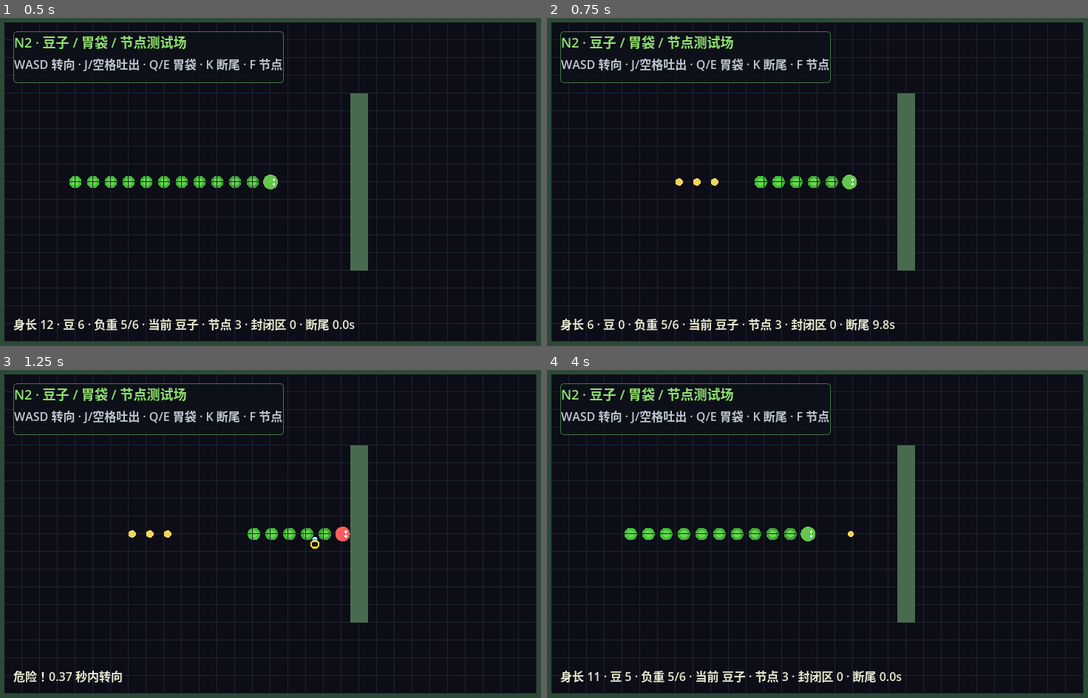
Above: before the commit, frames 1-4 (two rows, left to right).
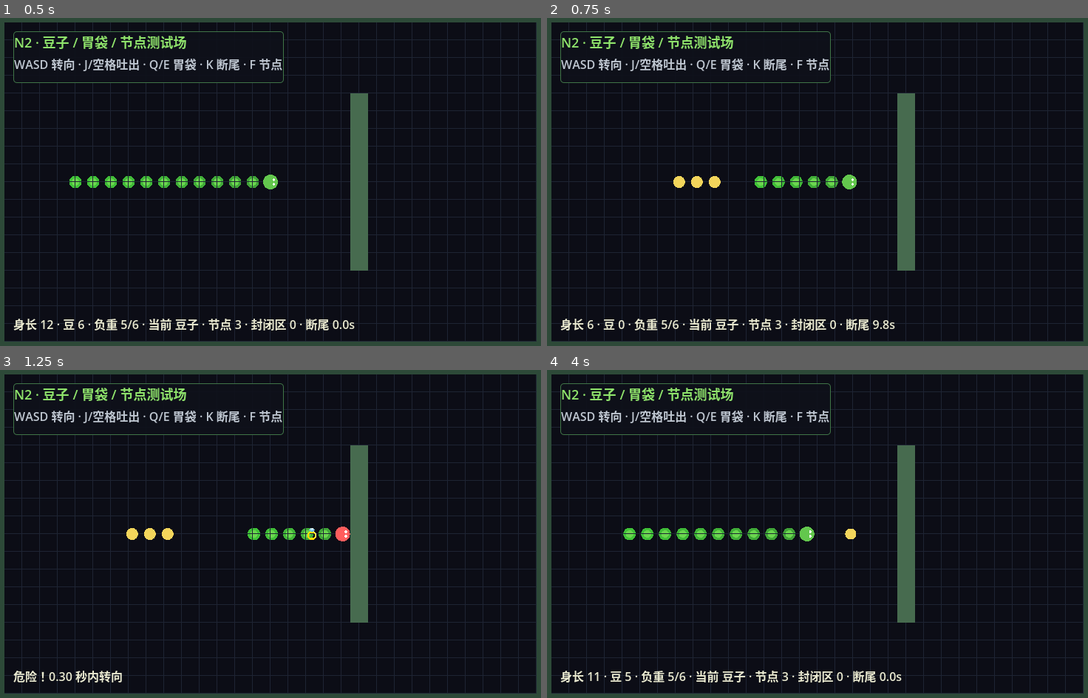
Above: after the commit, the same moments.

Repository: kiangws218/I-SNAKED-GODOT
Game: Godot game, scene res://game/main.tscn
Two runs of this game, one before a commit and one after it. Both use one fixed random seed, a clock stepped at 60 frames per second and the inputs below.
Inputs (mouse positions are in pixels of both pictures, inside the frame that each line leads up to):
- Up to frame 1 (0.5 s): no input
- Up to frame 2 (0.75 s): tap Enter (interact) at 0.5 s; move the mouse to (941, 165) at 0.52 s; hold D (move_right) from 0.53 s (still down); hold K (cut_tail) from 0.53 s (still down); click (941, 165) at 0.67 s
- Up to frame 3 (1.25 s): keep holding D (move_right); keep holding K (cut_tail); tap Space at 0.77 s; tap F (place_node) at 0.8 s
- Up to frame 4 (4 s): release D (move_right) at 1.25 s; release K (cut_tail) at 1.25 s; drag from (703, 550) to (790, 606) at 1.27 s; move the mouse to (871, 455) at 2.02 s; hold D (move_right) 2.03-2.75 s; hold J (spit) 2.03-2.75 s; tap K (cut_tail) at 2.3 s; tap Space at 2.75, 3.77 s; drag from (790, 606) to (649, 481) at 2.77 s; tap Enter (interact) at 3.5 s; move the mouse to (985, 586) at 3.52 s; hold A (move_left) from 3.53 s (still down); hold Enter (interact) from 3.53 s (still down); tap J (spit) at 3.8 s

Frame 1 is identical in both runs. In frame 2, 0.1% of the frame differs, in the area x 23-33%, y 48-52%; in frame 3, 0.2%; in frame 4, 0.3%, in the area x 14-58%, y 47-53%.

Commit message:
tune N2 spit feel and visuals

Diff:
--- a/game/nodes/ring_node.gd
+++ b/game/nodes/ring_node.gd
@@ -10,11 +10,14 @@
 var hp := 2
 var armed := false
 var finished := false
+var visual_offset := Vector2.ZERO
 
 
-func setup(target_cell: Vector2i) -> void:
+func setup(target_cell: Vector2i, placement_position: Vector2) -> void:
 	cell = target_cell
 	global_position = (Vector2(cell) + Vector2(0.5, 0.5)) * TILE_SIZE
+	visual_offset = placement_position - global_position
+	$Sprite2D.position = visual_offset
 	queue_redraw()
 
 
@@ -40,4 +43,4 @@
 
 func _draw() -> void:
 	if hp == 1:
-		draw_arc(Vector2.ZERO, 10.0, 0.0, TAU, 16, Color("ef8354"), 2.0)
+		draw_arc(visual_offset, 10.0, 0.0, TAU, 16, Color("ef8354"), 2.0)
--- a/game/nodes/ring_node.tscn
+++ b/game/nodes/ring_node.tscn
@@ -4,7 +4,7 @@
 [ext_resource type="Texture2D" path="res://assets/nodes/ring.png" id="2_ring_texture"]
 
 [node name="RingNode" type="Node2D"]
-z_index = -2
+z_index = 1
 script = ExtResource("1_ring")
 
 [node name="Sprite2D" type="Sprite2D" parent="."]
--- a/game/player/snake_player.gd
+++ b/game/player/snake_player.gd
@@ -10,7 +10,9 @@
 const TILE_SIZE := 24.0
 const MAX_DIRECTION_QUEUE := 3
 const MIN_LENGTH := 3
-const SHOT_INTERVAL := 0.5
+const SHOT_INTERVAL := 0.42
+const SPIT_BRAKE_SECONDS := 0.12
+const SPIT_SPEED_RESPONSE := 28.0
 const CUT_COOLDOWN := 10.0
 const NODE_EXEMPTION_RADIUS := 1.15 * TILE_SIZE
 const PROJECTILE_SCENE := preload("res://game/projectiles/bean_projectile.tscn")
@@ -40,9 +42,11 @@
 var node_charges := 0
 var cut_cooldown_left := 0.0
 var shot_cooldown_left := 0.0
+var spit_brake_left := 0.0
 var placed_nodes: Array[RingNode] = []
 var _last_sampled_input := Vector2.ZERO
 var _special_spit_latched := false
+var _spit_smoothing_active := false
 
 
 func _ready() -> void:
@@ -56,15 +60,28 @@
 		if Input.is_action_just_pressed("interact"):
 			get_tree().reload_current_scene()
 		return
-	_handle_resource_input()
+	var did_spit := _handle_resource_input()
+	if did_spit:
+		spit_brake_left = SPIT_BRAKE_SECONDS
+		_spit_smoothing_active = true
 	_update_nodes()
 	var held_direction := _sample_direction_input()
 	apply_next_direction()
-	if Input.is_action_pressed("spit") or inventory.is_overweight():
+	if inventory.is_overweight():
 		current_speed = 0.0
 		return
 	var boosting := not held_direction.is_zero_approx() and held_direction.is_equal_approx(direction)
-	simulate_motion(delta, boosting)
+	if spit_brake_left > 0.0:
+		spit_brake_left = maxf(0.0, spit_brake_left - delta)
+	var target_speed := 0.0 if spit_brake_left > 0.0 else base_speed * (boost_multiplier if boosting else 1.0)
+	if _spit_smoothing_active:
+		current_speed = lerpf(current_speed, target_speed, 1.0 - exp(-SPIT_SPEED_RESPONSE * delta))
+		if spit_brake_left <= 0.0 and absf(current_speed - target_speed) < 0.5:
+			current_speed = target_speed
+			_spit_smoothing_active = false
+	else:
+		current_speed = target_speed
+	simulate_motion(delta, boosting, current_speed)
 
 
 func _input(event: InputEvent) -> void:
@@ -93,8 +110,10 @@
 	is_dead = false
 	current_speed = base_speed
 	shot_cooldown_left = 0.0
+	spit_brake_left = 0.0
 	cut_cooldown_left = 0.0
 	_special_spit_latched = false
+	_spit_smoothing_active = false
 	_last_sampled_input = Vector2.ZERO
 	if is_node_ready():
 		body_chain.reset(global_position, direction)
@@ -180,7 +199,7 @@
 			return false
 	var ring: RingNode = RING_NODE_SCENE.instantiate()
 	get_parent().add_child(ring)
-	ring.setup(cell)
+	ring.setup(cell, global_position)
 	ring.reclaimed.connect(_on_node_reclaimed)
 	ring.destroyed.connect(_on_node_destroyed)
 	placed_nodes.append(ring)
@@ -223,8 +242,8 @@
 	return false
 
 
-func simulate_motion(delta: float, boosting: bool) -> void:
-	current_speed = base_speed * (boost_multiplier if boosting else 1.0)
+func simulate_motion(delta: float, boosting: bool, requested_speed := -1.0) -> void:
+	current_speed = requested_speed if requested_speed >= 0.0 else base_speed * (boost_multiplier if boosting else 1.0)
 	var motion := direction * current_speed * minf(delta, 0.05)
 	if not danger_kind.is_empty():
 		danger_seconds_left = maxf(danger_seconds_left - minf(delta, 0.05), 0.0)
@@ -268,14 +287,16 @@
 	)
 
 
-func _handle_resource_input() -> void:
+func _handle_resource_input() -> bool:
 	if Input.is_action_pressed("spit"):
 		if inventory.selected_id() == StomachInventory.BEAN_ID:
-			try_spit()
+			return try_spit()
 		elif not _special_spit_latched:
 			_special_spit_latched = try_spit()
+			return _special_spit_latched
 	else:
 		_special_spit_latched = false
+	return false
 
 
 func _update_nodes() -> void:
--- a/game/projectiles/bean_projectile.gd
+++ b/game/projectiles/bean_projectile.gd
@@ -10,7 +10,9 @@
 const INITIAL_DRAG := 1.5 * TILE_SIZE
 const BOUNCED_DRAG := 7.0 * TILE_SIZE
 const LAND_SPEED := 0.35 * TILE_SIZE
-const BOUNCE_RETAIN := 0.78
+const BOUNCE_RETAIN_MIN := 0.70
+const BOUNCE_RETAIN_MAX := 0.86
+const BOUNCE_ANGLE_RANGE := 0.22
 const LIFETIME := 6.0
 const PICKUP_RADIUS := 0.6 * TILE_SIZE
 
@@ -71,8 +73,8 @@
 	if payload.id == &"healing_potion":
 		queue_free()
 		return
-	flight_direction = flight_direction.bounce(normal).rotated(0.08).normalized()
-	speed *= BOUNCE_RETAIN
+	flight_direction = flight_direction.bounce(normal).rotated(randf_range(-BOUNCE_ANGLE_RANGE, BOUNCE_ANGLE_RANGE)).normalized()
+	speed *= randf_range(BOUNCE_RETAIN_MIN, BOUNCE_RETAIN_MAX)
 	has_bounced = true
 
 
@@ -98,7 +100,7 @@
 func _source_body_collision_normal() -> Vector2:
 	for index in range(2, source.body_chain.segments.size()):
 		var delta := global_position - source.body_chain.segments[index]
-		if delta.length() < 9.0:
+		if delta.length() < 16.0:
 			return delta.normalized() if not delta.is_zero_approx() else -flight_direction
 	return Vector2.ZERO
 
@@ -120,6 +122,6 @@
 		color = Color("f06c9b")
 	elif bool(payload.get("actor", false)):
 		color = Color("69d2e7")
-	draw_circle(Vector2.ZERO, 5.0 if is_landed else 4.0, color)
+	draw_circle(Vector2.ZERO, 8.0 if is_landed else 7.5, color)
 	if has_bounced and not is_landed:
-		draw_arc(Vector2.ZERO, 7.0, 0.0, TAU, 12, Color.WHITE, 1.0)
+		draw_arc(Vector2.ZERO, 9.5, 0.0, TAU, 12, Color.WHITE, 1.0)
--- a/game/projectiles/bean_projectile.tscn
+++ b/game/projectiles/bean_projectile.tscn
@@ -3,7 +3,7 @@
 [ext_resource type="Script" path="res://game/projectiles/bean_projectile.gd" id="1_projectile"]
 
 [sub_resource type="CircleShape2D" id="ProjectileShape"]
-radius = 4.0
+radius = 7.0
 
 [node name="BeanProjectile" type="CharacterBody2D"]
 collision_layer = 32
--- a/tests/capture_visual.gd
+++ b/tests/capture_visual.gd
@@ -12,6 +12,7 @@
 		await process_frame
 	var player: SnakePlayer = main.get_node("TestArena/SnakePlayer")
 	player.set_physics_process(false)
+	player.play_sfx = false
 	player.place_node()
 	player.try_spit()
 	for index in range(12):
--- a/tests/run_tests.gd
+++ b/tests/run_tests.gd
@@ -286,7 +286,9 @@
 	Input.action_press("spit")
 	player._physics_process(1.0 / 60.0)
 	check(player.body_chain.segment_count == 7, "真实 J 输入消耗一节普通豆身长")
-	check(player.global_position.is_equal_approx(start_position), "吐豆时蛇头停止移动")
+	var first_spit_speed := player.current_speed
+	var first_spit_distance := player.global_position.distance_to(start_position)
+	check(first_spit_distance > 0.0 and first_spit_distance < player.base_speed / 60.0, "成功吐豆触发平滑制动而非急停")
 	var projectile_count := 0
 	for child in arena.get_children():
 		if child is BeanProjectile:
@@ -294,6 +296,14 @@
 	check(projectile_count == 1, "真实 J 输入只生成一个载荷")
 	player._physics_process(1.0 / 60.0)
 	check(player.body_chain.segment_count == 7, "射速冷却阻止同帧连发")
+	for index in range(13):
+		player._physics_process(1.0 / 60.0)
+	check(player.body_chain.segment_count == 7 and player.current_speed > first_spit_speed, "吐豆 CD 内按住 J 仍平滑恢复移动")
+	var repeat_wait := 14.0 / 60.0
+	while player.body_chain.segment_count == 7 and repeat_wait < 0.45:
+		player._physics_process(1.0 / 60.0)
+		repeat_wait += 1.0 / 60.0
+	check(player.body_chain.segment_count == 6 and repeat_wait <= 0.44, "连续吐豆间隔缩短到约 0.42 秒")
 	Input.action_release("spit")
 	player._physics_process(1.0 / 60.0)
 
@@ -336,6 +346,7 @@
 	check(player.placed_nodes.size() == 1 and player.node_charges == charge_before_place - 1, "真实 F 输入当前格放置节点并扣充能")
 	var placed: RingNode = player.placed_nodes[0]
 	check(placed.hp == 2, "节点基础 HP 为 2")
+	check(placed.get_node("Sprite2D").global_position.is_equal_approx(player.global_position), "节点视觉落在放置时的蛇身中心")
 	placed.update_body_occupancy({placed.cell: true})
 	placed.update_body_occupancy({})
 	await process_frame
@@ -351,9 +362,20 @@
 	arena.add_child(projectile)
 	projectile.launch({"id": &"bean", "damage": 4, "length": 1, "weight": 0}, Vector2(200, 200), Vector2.RIGHT, player)
 	projectile._on_collision(Vector2.LEFT)
-	check(projectile.has_bounced and is_equal_approx(projectile.speed, BeanProjectile.INITIAL_SPEED * 0.78), "豆首次碰撞保留 0.78 速度并进入反弹态")
+	var first_retain := projectile.speed / BeanProjectile.INITIAL_SPEED
+	check(projectile.has_bounced and first_retain >= BeanProjectile.BOUNCE_RETAIN_MIN and first_retain <= BeanProjectile.BOUNCE_RETAIN_MAX, "豆首次碰撞使用随机保速区间")
+	check(absf(projectile.flight_direction.angle_to(Vector2.LEFT)) <= BeanProjectile.BOUNCE_ANGLE_RANGE + 0.001, "豆反弹方向在可控随机角内")
+	var first_bounce_speed := projectile.speed
 	projectile._on_collision(Vector2.RIGHT)
-	check(not projectile.is_landed and is_equal_approx(projectile.speed, BeanProjectile.INITIAL_SPEED * 0.78 * 0.78), "后续碰撞继续反弹而非提前落地")
+	var second_retain := projectile.speed / first_bounce_speed
+	check(not projectile.is_landed and second_retain >= BeanProjectile.BOUNCE_RETAIN_MIN and second_retain <= BeanProjectile.BOUNCE_RETAIN_MAX, "后续碰撞继续随机反弹而非提前落地")
+	var bounce_samples: Dictionary[String, bool] = {}
+	for index in range(10):
+		projectile.flight_direction = Vector2.RIGHT
+		projectile.speed = BeanProjectile.INITIAL_SPEED
+		projectile._on_collision(Vector2.LEFT)
+		bounce_samples["%.3f/%.3f" % [projectile.speed, projectile.flight_direction.y]] = true
+	check(bounce_samples.size() > 1, "连续豆子的随机力度与方向不会全部重合")
 	projectile.speed = BeanProjectile.LAND_SPEED - 0.01
 	projectile._physics_process(0.01)
 	check(projectile.is_landed, "豆低于 0.35 格每秒落地")
@@ -366,6 +388,8 @@
 		if wall_projectile.has_bounced:
 			break
 	check(wall_projectile.has_bounced and wall_projectile.flight_direction.x < 0.0, "真实 World 碰撞使豆反射")
+	var projectile_shape: CircleShape2D = wall_projectile.get_node("CollisionShape2D").shape
+	check(projectile_shape.radius >= 7.0, "豆子尺寸只比单节蛇身略小")
 	var potion: BeanProjectile = load("res://game/projectiles/bean_projectile.tscn").instantiate()
 	arena.add_child(potion)
 	potion.launch({"id": &"healing_potion", "length": 1, "weight": 1}, Vector2(200, 200), Vector2.RIGHT, player)
Not shown, changed: GDD.md
Not shown, changed: N2_REVIEW.md
